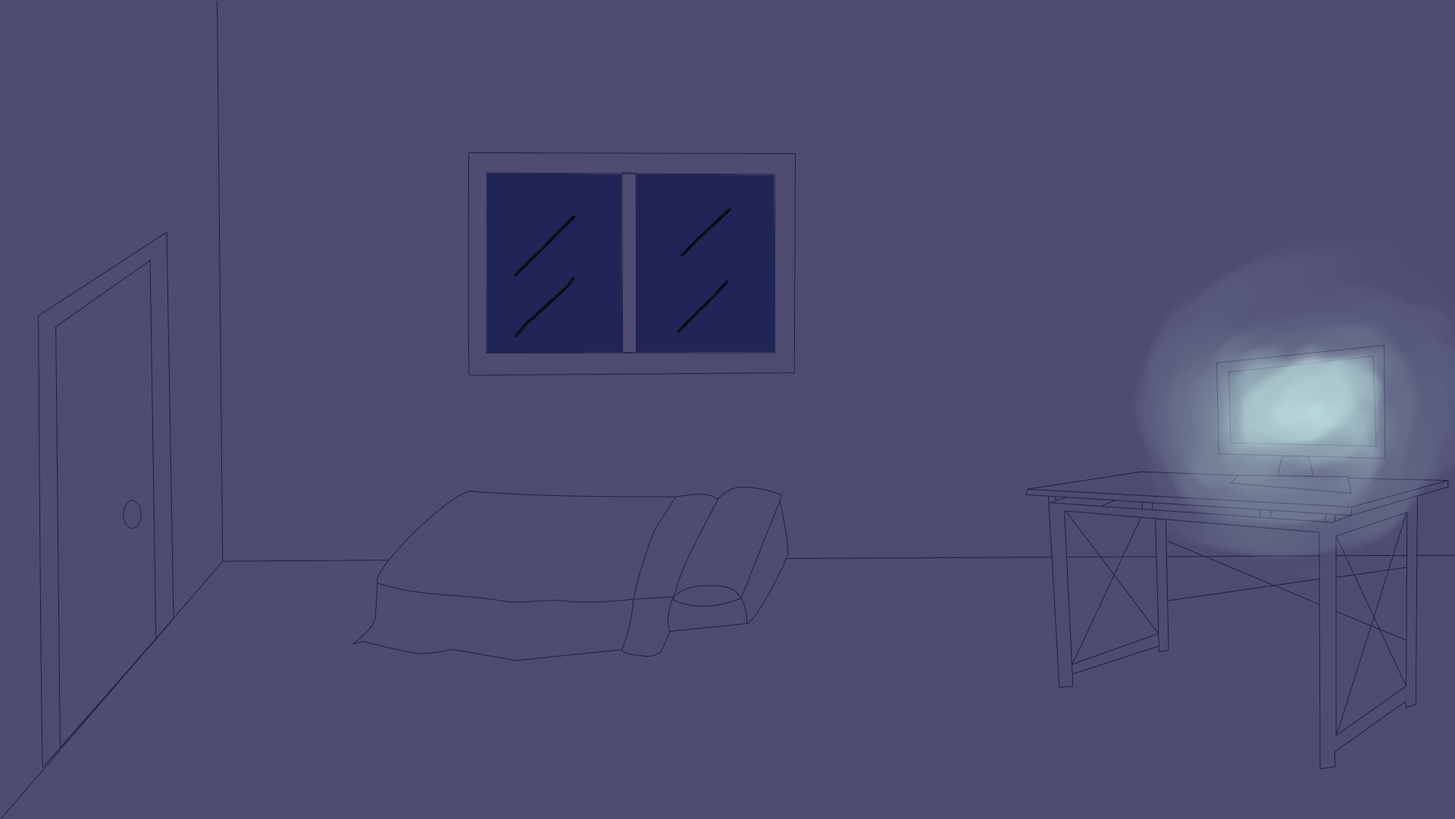
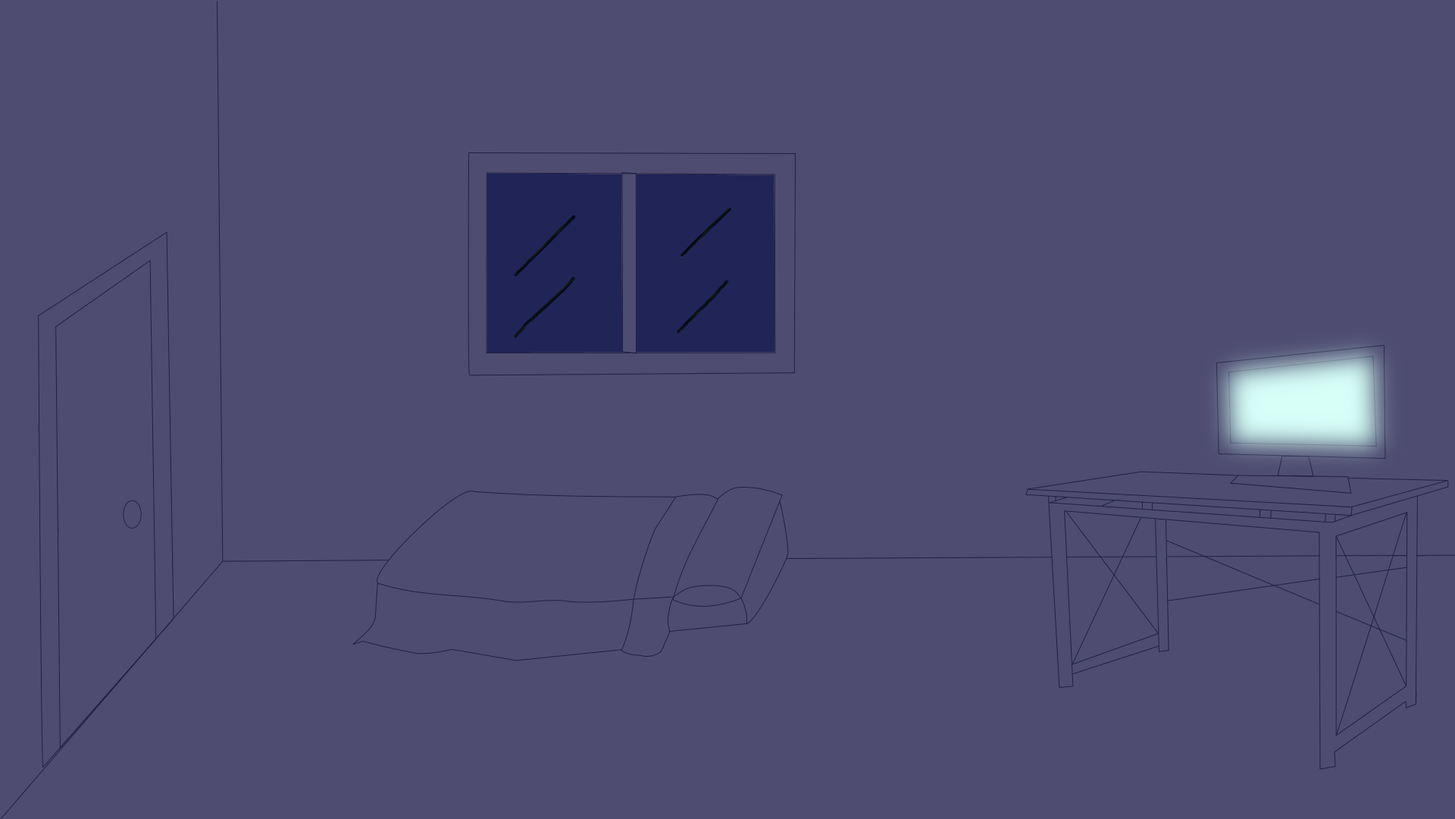
The second 1455 × 819 image is a revision of the first. Changes to its layers:
renamed "Brillo Pantalla" to "Brillo", painted on it, masked it over [1134, 242, 1455, 576]
painted on "Tinte Azul" over [1134, 242, 1455, 576]
painted on "Base habitación" over [1134, 242, 1455, 576]
